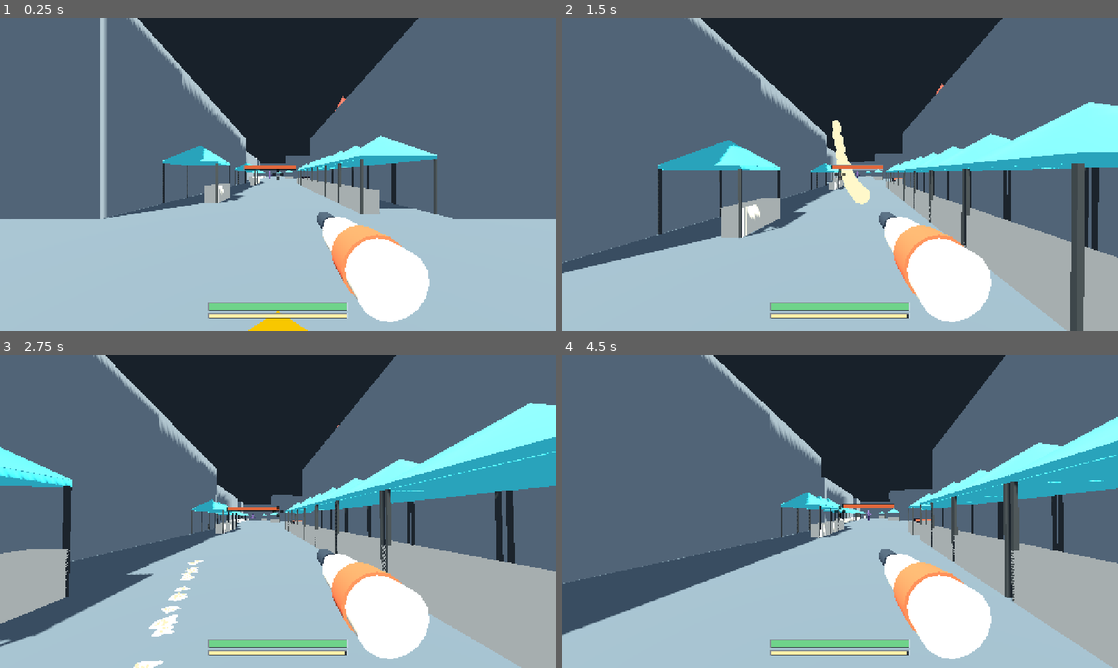
Above: before the commit, frames 1-4 (two rows, left to right).
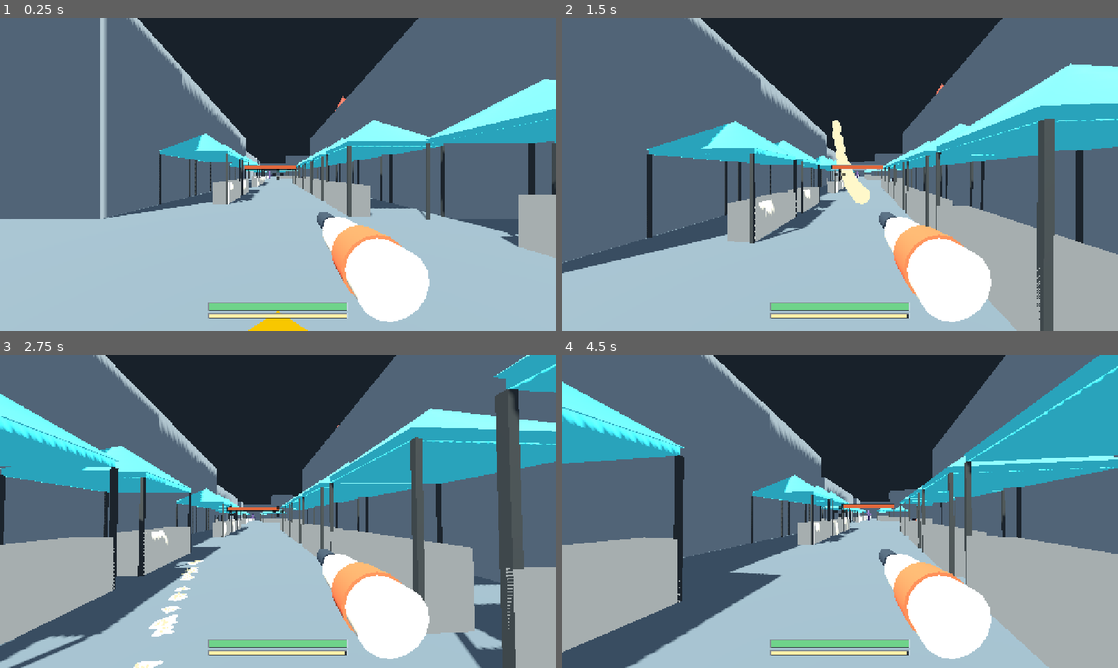
Above: after the commit, the same moments.

Repository: k3vin7/SauceIT-
Game: Godot game, scene res://main.tscn
Two runs of this game, one before a commit and one after it. Both use one fixed random seed, a clock stepped at 60 frames per second and the inputs below.
Inputs (mouse positions are in pixels of both pictures, inside the frame that each line leads up to):
- Up to frame 1 (0.25 s): no input
- Up to frame 2 (1.5 s): tap Enter at 0.5 s; move the mouse to (867, 174) at 0.52 s; hold Shift (run) 0.53-1.28 s; hold W (move_forward) from 0.53 s (still down); tap Space (jump) at 0.77 s; move the mouse to (812, 174) at 1.27 s; click (812, 174) at 1.35 s
- Up to frame 3 (2.75 s): keep holding W (move_forward); tap Space (jump) at 1.52 s; tap Shift (run) at 1.55, 2.3 s; move the mouse to (289, 505) at 2.02 s; hold E (refill_sauce) from 2.03 s (still down)
- Up to frame 4 (4.5 s): keep holding W (move_forward); move the mouse to (834, 517) at 2.77 s; release E (refill_sauce) at 2.78 s; tap Shift (run) at 2.85, 3.8 s; tap Space (jump) at 3.02, 3.77 s; move the mouse to (878, 514) at 3.52 s; hold R (wipe_screen) 3.53-4.28 s; move the mouse to (795, 508) at 4.27 s; tap Tab at 4.35 s

The runs differ from the first frame. In frame 1, 10% of the frame differs, in the area x 28-100%, y 19-77%; in frame 2, 20%; in frame 3, 30%, in the area x 0-100%, y 0-100%; in frame 4, 28%.

Commit message:
Two tents for the vendors that cook, and room to walk under them

Diff:
--- a/scripts/mayo_prototype.gd
+++ b/scripts/mayo_prototype.gd
@@ -1382,7 +1382,12 @@
 	var facing: Vector3 = box["facing"]
 	var across := Vector3(facing.z, 0.0, -facing.x)
 
-	var width: float = StreetMap.stall_metre(StreetMap.STALL_FOOTPRINT_M)
+	var bays: int = box.get("bays", 1)
+	var bay: float = StreetMap.stall_metre(StreetMap.STALL_FOOTPRINT_M)
+	# A two-bay vendor is two gazebos side by side over one run of counter: the
+	# standard catering pitch is one tent over the cooking and a second over the
+	# serving, which is why 3 x 6 m is a stock size next to 3 x 3 m.
+	var width: float = bay * float(bays)
 	var eaves: float = StreetMap.stall_metre(StreetMap.STALL_EAVES_M)
 	var peak: float = StreetMap.stall_metre(StreetMap.STALL_PEAK_M)
 	var counter_high: float = StreetMap.stall_metre(StreetMap.STALL_COUNTER_HEIGHT_M)
@@ -1397,27 +1402,56 @@
 	var counter := _make_contaminable(holder, "Counter", counter_at, counter_size, Color("d8d2c4"))
 	_walls.push_back(counter)
 
-	# The canopy, a flat sheet on top of the legs. A pyramid would be truer to a
-	# gazebo but the grid unwraps a box, so the shape is carried by the roof mesh
-	# below and the sheet is what the sauce actually lands on.
-	var canopy_size := _oriented_size(facing, width, canopy_thick, width)
-	var canopy_at := ground
-	canopy_at.y = eaves + canopy_thick * 0.5
-	var canopy := _make_contaminable(holder, "Canopy", canopy_at, canopy_size, Color("3fc3d4"))
-	_walls.push_back(canopy)
-
-	# Four legs at the corners, holding it up.
+	# One canopy sheet per bay. A pyramid would be truer to a gazebo but the grid
+	# unwraps a box, so the shape is carried by the roof meshes below and the
+	# sheets are what the sauce actually lands on. Separate per bay rather than
+	# one long sheet so a double reads as two tents pushed together, which is
+	# what it is.
 	var frame := StandardMaterial3D.new()
 	frame.albedo_color = Color("2f3438")
 	frame.roughness = 0.6
-	var inset := (width - leg) * 0.5
+	var awning := StandardMaterial3D.new()
+	awning.albedo_color = Color("3fc3d4")
+	awning.roughness = 0.75
+
+	for index in bays:
+		var offset := (float(index) - (float(bays) - 1.0) * 0.5) * bay
+		var bay_centre := ground + across * offset
+
+		var canopy_size := _oriented_size(facing, bay * 0.98, canopy_thick, bay)
+		var canopy_at := bay_centre
+		canopy_at.y = eaves + canopy_thick * 0.5
+		var canopy := _make_contaminable(holder, "Canopy%d" % index,
+			canopy_at, canopy_size, Color("3fc3d4"))
+		_walls.push_back(canopy)
+
+		# The peaked roof over the sheet: the shape that says "market stall"
+		# from down the street. Visual only -- the sheet under it is what is hit.
+		var roof := MeshInstance3D.new()
+		roof.name = "Roof%d" % index
+		var pyramid := CylinderMesh.new()
+		pyramid.top_radius = 0.0
+		pyramid.bottom_radius = bay * 0.72
+		pyramid.height = peak - eaves
+		pyramid.radial_segments = 4
+		roof.mesh = pyramid
+		roof.position = bay_centre + Vector3(0.0,
+			eaves + canopy_thick + (peak - eaves) * 0.5, 0.0)
+		roof.rotation.y = atan2(facing.x, facing.z) + PI * 0.25
+		roof.material_override = awning
+		holder.add_child(roof)
+
+	# Legs down each bay division, so a double gets six rather than four and the
+	# span between them stays one tent wide.
+	var depth_inset := (bay - leg) * 0.5
 	var corner := 0
-	for side_sign in [-1.0, 1.0]:
+	for index in bays + 1:
+		var offset := (float(index) - float(bays) * 0.5) * bay
 		for depth_sign in [-1.0, 1.0]:
 			var post := StaticBody3D.new()
 			post.name = "Leg%d" % corner
-			post.position = ground + across * (inset * side_sign) \
-				+ facing * (inset * depth_sign) + Vector3(0.0, eaves * 0.5, 0.0)
+			post.position = ground + across * offset \
+				+ facing * (depth_inset * depth_sign) + Vector3(0.0, eaves * 0.5, 0.0)
 			holder.add_child(post)
 
 			var post_shape := BoxShape3D.new()
@@ -1435,24 +1469,6 @@
 			post_mesh.material_override = frame
 			post.add_child(post_mesh)
 			corner += 1
-
-	# The peaked roof over the canopy sheet: the shape that says "market stall"
-	# from down the street. Visual only -- the sheet under it is what is hit.
-	var roof := MeshInstance3D.new()
-	roof.name = "Roof"
-	var pyramid := CylinderMesh.new()
-	pyramid.top_radius = 0.0
-	pyramid.bottom_radius = width * 0.72
-	pyramid.height = peak - eaves
-	pyramid.radial_segments = 4
-	roof.mesh = pyramid
-	roof.position = ground + Vector3(0.0, eaves + canopy_thick + (peak - eaves) * 0.5, 0.0)
-	roof.rotation.y = atan2(facing.x, facing.z) + PI * 0.25
-	var awning := StandardMaterial3D.new()
-	awning.albedo_color = Color("3fc3d4")
-	awning.roughness = 0.75
-	roof.material_override = awning
-	holder.add_child(roof)
 
 
 ## A box whose width runs across `facing` and whose depth runs along it.
--- a/scripts/street_map.gd
+++ b/scripts/street_map.gd
@@ -125,11 +125,14 @@
 ## 3.27 m to the peak, eaves about 2.2 m, and a serving counter at waist height.
 ##
 ## Those are real metres, and this world is not built in them -- its people are
-## the prototype's 2.56 m capsule rather than a 1.75 m human. A literal 3.27 m
-## canopy over a 2.56 m player leaves 0.7 m of headroom and reads as a toy, so
-## the real figures are scaled by the ratio between the two. The numbers below
-## stay the real ones, and the conversion is stated once.
-const HUMAN_HEIGHT := 1.75
+## the prototype's 2.56 m capsule. A literal 3.27 m canopy over a 2.56 m player
+## leaves 0.7 m of headroom and reads as a toy, so the real figures are scaled
+## by the ratio between the capsule and the height it is meant to *be*. The
+## numbers below stay the real ones, and the conversion is stated once.
+##
+## 1.80 m is the height the player is taken to be, so everything measured in
+## real metres is 2.56/1.80 larger here than it is in the world.
+const HUMAN_HEIGHT := 1.80
 const CAPSULE_HEIGHT := 2.56
 const HUMAN_SCALE := CAPSULE_HEIGHT / HUMAN_HEIGHT
 
@@ -140,17 +143,48 @@
 const STALL_COUNTER_DEPTH_M := 0.7
 const STALL_LEG_M := 0.08
 
+## And then the bit that is not arithmetic. Game architecture is built larger
+## than its real counterpart, because a camera with a fixed field of view makes
+## a space read tighter than it measures and because a player who cannot judge
+## depth needs room the real user of the space does not. There is no canonical
+## multiplier for it -- the published guidance is all "build it, stand in it,
+## and trust what it looks like" -- so this is a knob rather than a derivation.
+##
+## There is a concrete reason for it here beyond the feel. At 1.0 the canopy
+## eaves sit 3.13 m up and the player is 2.56 m: 57 cm of headroom, which the
+## over-the-shoulder camera cannot fit through. At 1.25 that is 1.35 m.
+##
+## It also lifts the serving counter from 53% of the player's height to 66% --
+## waist-high to chest-high -- which changes what the counter is as cover. That
+## is the number to watch when tuning this.
+const PROP_SCALE := 1.25
+
+## The one conversion from real metres to this world's.
+const STALL_SCALE := HUMAN_SCALE * PROP_SCALE
+
+## Vendors that cook on the pitch get two gazebos rather than one -- the
+## standard catering layout is one over the cooking and a second over the
+## serving counter, which is why 3 x 6 m is a stock size alongside 3 x 3 m.
+## Listed by the marker number on the drawing, so it reads against the legend:
+## the food trucks, the grills and the burger and kebab stands.
+const DOUBLE_BAY_MARKERS := [2, 7, 13, 19, 20, 21, 23, 25, 27, 37, 50]
+
+## How many 3 m bays the stall at this marker has. Markers are numbered from 1
+## on the drawing; the anchor list is indexed from 0.
+static func bays_for_marker(index: int) -> int:
+	return 2 if DOUBLE_BAY_MARKERS.has(index + 1) else 1
+
 ## Fixed metres, not cells: a stall is the size a stall is, and it does not grow
 ## when the street does. The height here is the peak, which is what the placement
 ## maths wants; the parts are built from the figures above.
 const STALL_SIZE := Vector3(
-	STALL_FOOTPRINT_M * HUMAN_SCALE,
-	STALL_PEAK_M * HUMAN_SCALE,
-	STALL_FOOTPRINT_M * HUMAN_SCALE)
+	STALL_FOOTPRINT_M * STALL_SCALE,
+	STALL_PEAK_M * STALL_SCALE,
+	STALL_FOOTPRINT_M * STALL_SCALE)
 
 
 static func stall_metre(real_metres: float) -> float:
-	return real_metres * HUMAN_SCALE
+	return real_metres * STALL_SCALE
 
 ## Two machines kept off the promenade. They hand nothing out -- the sauce comes
 ## from the stalls -- but `MayoEnemy` is sized as a multiple of one, so the size
@@ -324,11 +358,17 @@
 ## as one broken one -- the second slides along its wall to the nearest free
 ## frontage rather than being dropped. Sliding rather than dropping is the whole
 ## reason a vendor cannot go missing without anyone noticing.
-static func _anchored_boxes(anchors: Array, size: Vector3) -> Array[Dictionary]:
+static func _anchored_boxes(anchors: Array, size_in: Vector3) -> Array[Dictionary]:
 	var floor_set := floor_cells()
 	var taken := {}
 	var boxes: Array[Dictionary] = []
-	for anchor in anchors:
+	var is_stalls := anchors == STALL_ANCHORS
+	for marker in anchors.size():
+		var anchor: Array = anchors[marker]
+		# A two-bay vendor needs twice the frontage, and needs it reserved
+		# before anything else claims the cell next door.
+		var bays := bays_for_marker(marker) if is_stalls else 1
+		var size := Vector3(size_in.x * float(bays), size_in.y, size_in.z)
 		var px: float = anchor[0]
 		var py: float = anchor[1]
 		var cell := _nearest_street(floor_set, cell_of_pixels(px, py))
@@ -348,11 +388,22 @@
 			size.y,
 			size.z if dir.y != 0 else size.x)
 		var spot := _free_frontage(floor_set, taken, cell, dir, footprint)
+		if spot.is_empty() and bays > 1:
+			# A double needs five cells of unbroken wall and some pitches do not
+			# have them -- a short frontage, or the round place, whose rim turns
+			# a corner every couple of cells. The vendor is still on the drawing,
+			# so it gets one tent rather than none.
+			bays = 1
+			size = Vector3(size_in.x, size_in.y, size_in.z)
+			footprint = Vector3(
+				size.z if dir.x != 0 else size.x,
+				size.y,
+				size.z if dir.y != 0 else size.x)
+			spot = _free_frontage(floor_set, taken, cell, dir, footprint)
 		if spot.is_empty():
 			continue
 		cell = spot["cell"]
 		dir = spot["dir"]
-		var facing_now := Vector3(float(dir.x), 0.0, float(dir.y))
 		footprint = Vector3(
 			size.z if dir.x != 0 else size.x,
 			size.y,
@@ -377,6 +428,7 @@
 			"position": centre,
 			"size": footprint,
 			"facing": -facing,
+			"bays": bays,
 		})
 	return boxes
 
@@ -417,32 +469,39 @@
 	return best
 
 
-## The nearest spot along the wall whose frontage is free, starting at `cell`
-## and working outwards, as {cell, dir}. Empty if nothing within reach works.
-##
-## The wall is re-found at each candidate rather than assumed to be the one the
-## search started against. Around the round place the rim curves away after a
-## few cells, so a stall sliding along it runs off the end of "its" wall almost
-## immediately -- and insisting on the original direction left the last marker
-## on the map with nowhere to stand. Re-deriving it lets the stall follow the
-## rim round, facing out of it the whole way.
+## The nearest spot to `cell` that is against a wall with room for this stall,
+## as {cell, dir}. Empty if there is none within reach.
+##
+## A breadth-first walk over street cells rather than a march along the wall.
+## Marching only reaches what lies on the two axes from where it started, so a
+## stall whose own wall is full could not cross the street to the other side, or
+## round a corner, and the last couple of markers on a crowded stretch had
+## nowhere to go. Spreading outwards finds the genuinely nearest free frontage,
+## whichever wall it belongs to, and the wall is re-derived at each candidate so
+## a stall that ends up on the far side faces back across the street correctly.
 static func _free_frontage(floor_set: Dictionary, taken: Dictionary, cell: Vector2i,
 		dir: Vector2i, footprint: Vector3) -> Dictionary:
-	var frontage := int(round((footprint.x if dir.y != 0 else footprint.z) / CELL))
-	for distance in range(0, 24):
-		for direction in ([0] if distance == 0 else [-1, 1]):
-			for axis in [Vector2i(1, 0), Vector2i(0, 1)]:
-				var candidate: Vector2i = cell + axis * (distance * direction)
-				if not floor_set.has(candidate):
-					continue
-				var here := dir if distance == 0 else _wall_direction(floor_set, candidate)
-				if here == Vector2i.ZERO or floor_set.has(candidate + here):
-					continue
-				var across := Vector2i(1, 0) if here.y != 0 else Vector2i(0, 1)
-				if _claim(taken, candidate, across, frontage):
-					return {"cell": candidate, "dir": here}
-				if distance == 0:
-					break
+	# Ceil, not round: a stall claims every cell its frontage actually covers,
+	# or neighbours end up spaced closer than they are wide and their meshes
+	# grow through each other.
+	var span: float = footprint.x if dir.y != 0 else footprint.z
+	var frontage := int(ceil(span / CELL - 0.001))
+	var seen := {cell: true}
+	var queue: Array[Vector2i] = [cell]
+	var head := 0
+	while head < queue.size() and head < 4096:
+		var here: Vector2i = queue[head]
+		head += 1
+		var wall := dir if here == cell else _wall_direction(floor_set, here)
+		if wall != Vector2i.ZERO and not floor_set.has(here + wall):
+			var across := Vector2i(1, 0) if wall.y != 0 else Vector2i(0, 1)
+			if _claim(taken, here, across, frontage):
+				return {"cell": here, "dir": wall}
+		for step in [Vector2i.LEFT, Vector2i.RIGHT, Vector2i(0, -1), Vector2i(0, 1)]:
+			var next: Vector2i = here + step
+			if floor_set.has(next) and not seen.has(next):
+				seen[next] = true
+				queue.push_back(next)
 	return {}
 
 
--- a/tests/probe_map.gd
+++ b/tests/probe_map.gd
@@ -189,6 +189,19 @@
 		footprints[at] = true
 	_check(overlaps == 0, "%d stalls stand on the same cell as another" % overlaps)
 
+	# The vendors that cook on the pitch get two gazebos. A pitch too short for
+	# a double falls back to one rather than losing the vendor, so the count can
+	# come in under the list -- but most of them should get what they asked for.
+	var doubles := 0
+	for stall in StreetMap.stall_boxes():
+		if int(stall.get("bays", 1)) == 2:
+			doubles += 1
+	print("two-bay stalls: %d placed of %d asked for" % [
+		doubles, StreetMap.DOUBLE_BAY_MARKERS.size()])
+	_check(doubles >= StreetMap.DOUBLE_BAY_MARKERS.size() - 2,
+		"only %d of %d cooking vendors got their second gazebo" % [
+			doubles, StreetMap.DOUBLE_BAY_MARKERS.size()])
+
 	# The stall is a 3 m x 3 m pitch at 3.27 m to the peak, in this world's
 	# units rather than real ones -- its people are the 2.56 m capsule, so a
 	# literal 3.27 m canopy would clear a player's head by 0.7 m.
Not shown, changed: README.md
